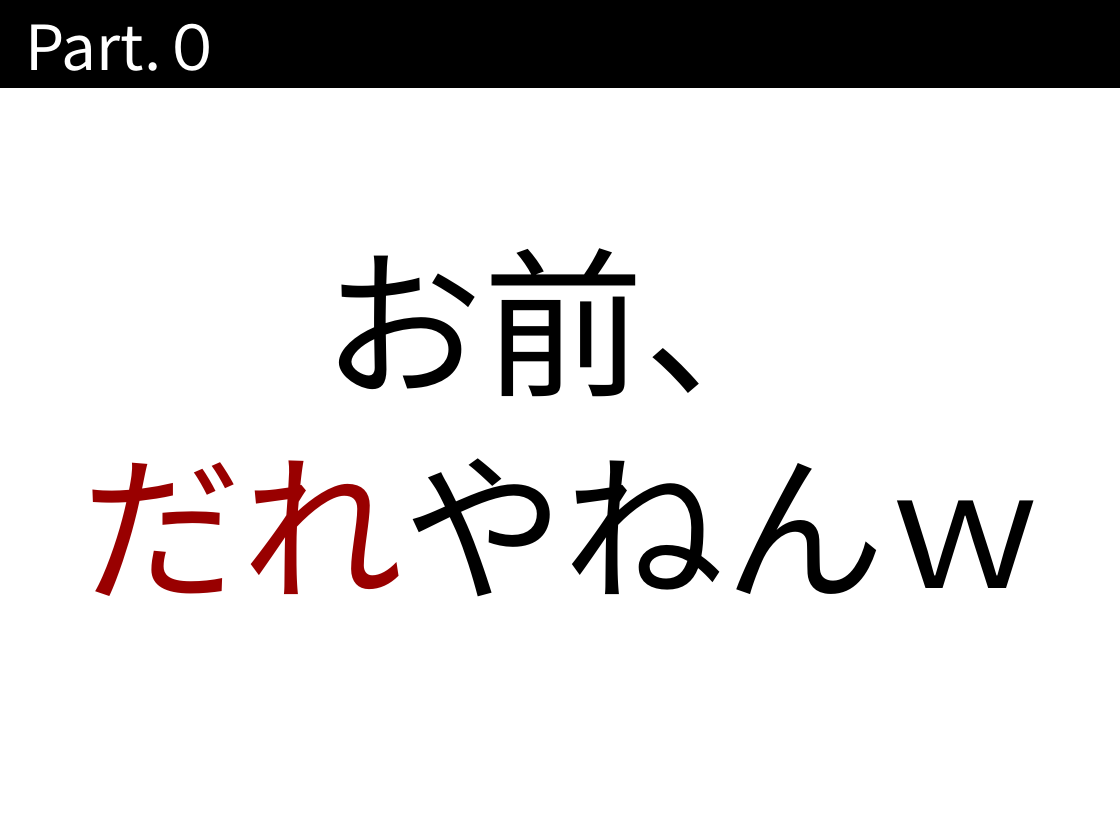
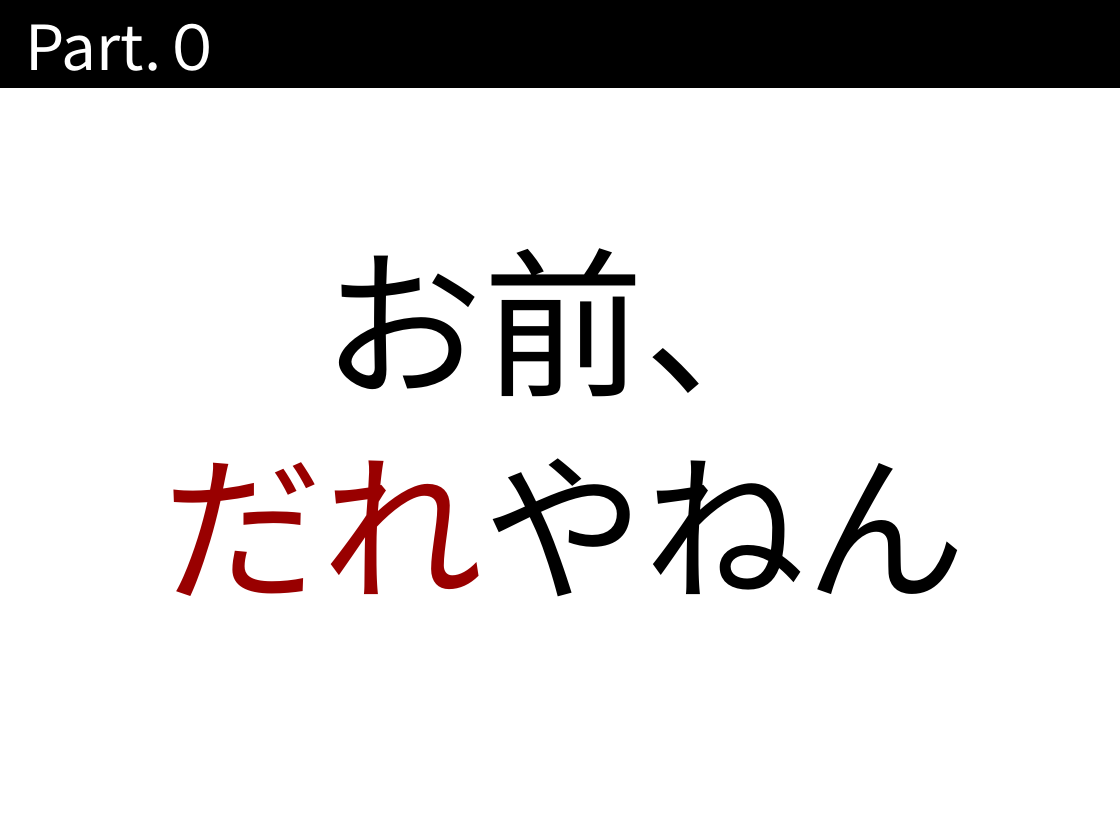
Before and after one commit to kazuhito-m/kazuhito-m.github.io, a slide deck: slide 8 of _drafts/comcamp2016.odp (slide 2 before the commit). Drawn at 1120x840 pixels with LibreOffice and Linux fonts; fonts in the diff are those of the drawing. Boxes give left, top, right and bottom in pixels: in the first picture for what was removed or moved away, otherwise in the second. Text is boxed around its words. In the diff, an @@ line names an element or a change of style, - is before the commit and + after.

```diff
--- a/_drafts/comcamp2016.odp
+++ b/_drafts/comcamp2016.odp
@@ subtitle at bbox=[162, 458, 966, 596]: text changed @@
-だれやねんｗ
+だれやねん
```
Also in this commit, not shown: 2 other slides changed, 14 slides added, 3 slides removed.
